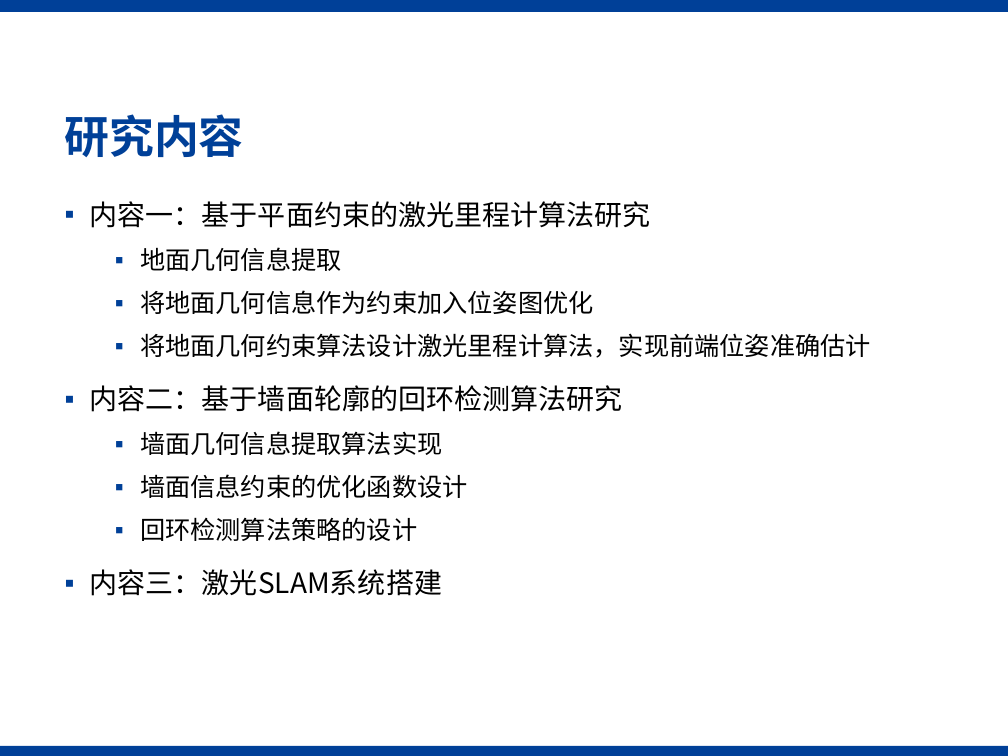
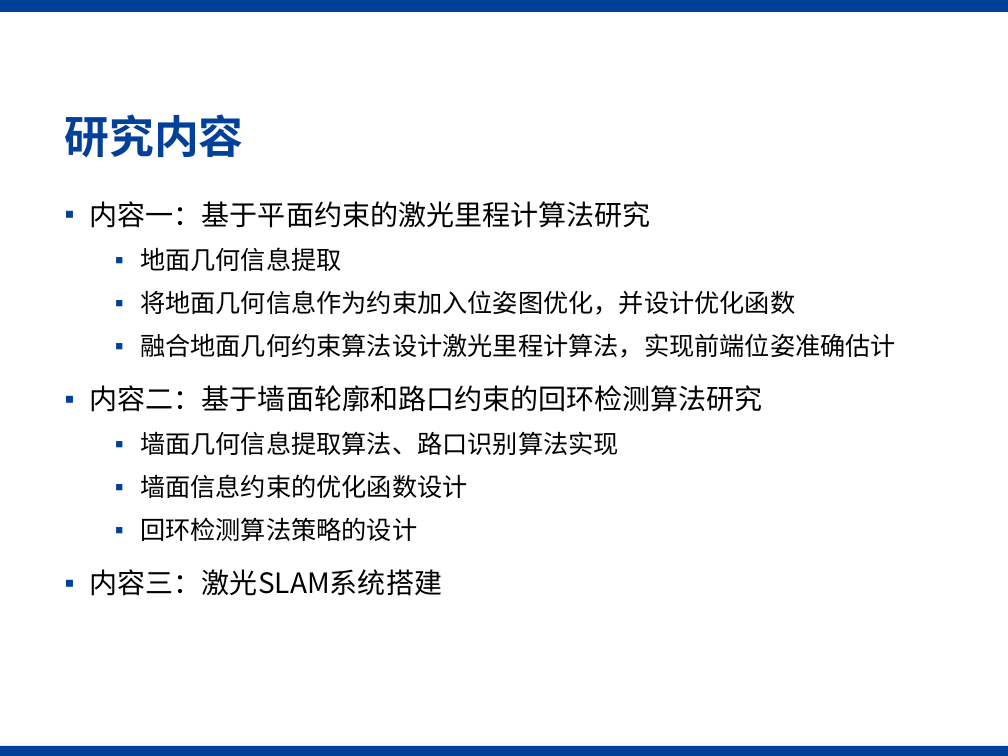
Before and after one commit to Shelfcol/informal_note, a slide deck: slide 10 of 毕业论文/开题/gxf-开题报告1.pptx. Drawn at 1008x756 pixels with LibreOffice and Linux fonts; fonts in the diff are those of the drawing; background and template pictures are left out. Boxes give left, top, right and bottom in pixels: in the first picture for what was removed or moved away, otherwise in the second. Text is boxed around its words. In the diff, an @@ line names an element or a change of style, - is before the commit and + after.

```diff
--- a/毕业论文/开题/gxf-开题报告1.pptx
+++ b/毕业论文/开题/gxf-开题报告1.pptx
@@ text at (90,290,896,455): text changed @@
-  ▪ 将地面几何信息作为约束加入位姿图优化
-  ▪ 将地面几何约束算法设计激光里程计算法，实现前端位姿准确估计
-▪ 内容二：基于墙面轮廓的回环检测算法研究
-  ▪ 墙面几何信息提取算法实现
+  ▪ 将地面几何信息作为约束加入位姿图优化，并设计优化函数
+  ▪ 融合地面几何约束算法设计激光里程计算法，实现前端位姿准确估计
+▪ 内容二：基于墙面轮廓和路口约束的回环检测算法研究
+  ▪ 墙面几何信息提取算法、路口识别算法实现
```
Also in this commit, not shown: 5 other slides changed.
